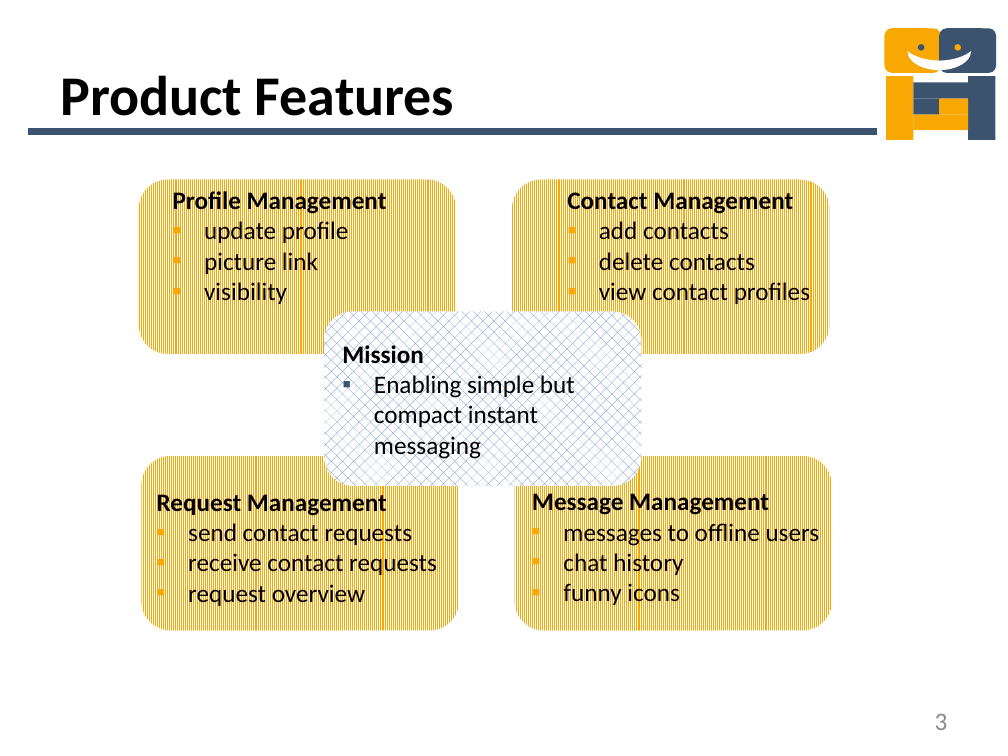
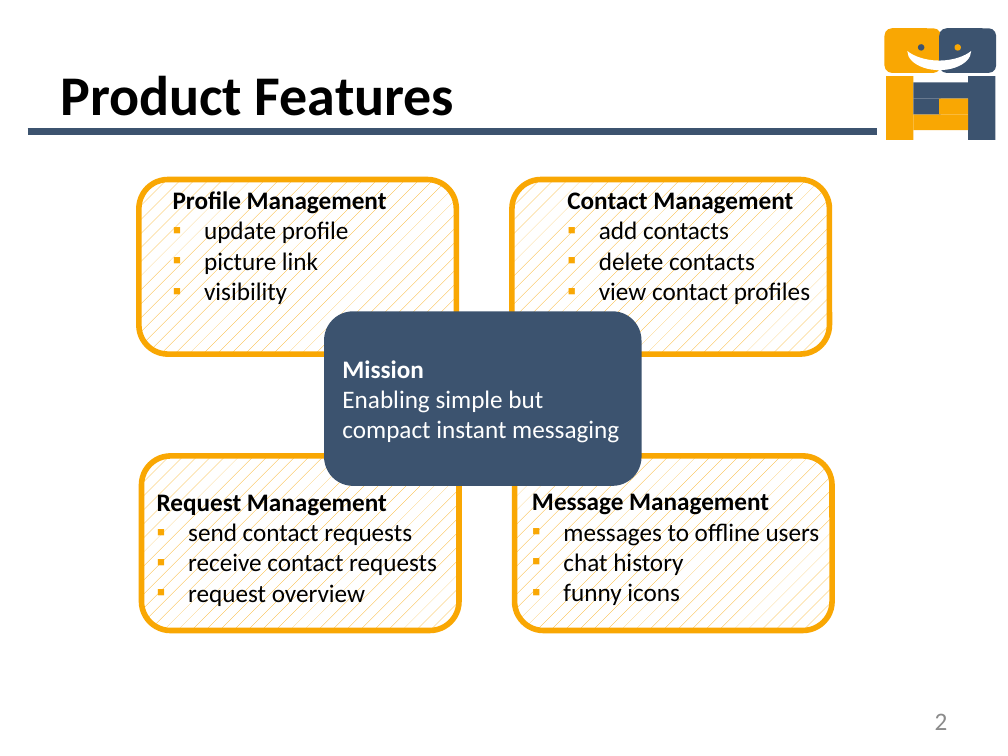
Before and after one commit to mdger/UGNM_Instantmessaging, a slide deck: slide 2 of UGNM_Instantmessaging/doc/PresentationIM.pptx (slide 3 before the commit). Drawn at 1008x756 pixels with LibreOffice and Linux fonts; fonts in the diff are those of the drawing. Boxes give left, top, right and bottom in pixels: in the first picture for what was removed or moved away, otherwise in the second. Text is boxed around its words. In the diff, an @@ line names an element or a change of style, - is before the commit and + after.

```diff
--- a/UGNM_Instantmessaging/doc/PresentationIM.pptx
+++ b/UGNM_Instantmessaging/doc/PresentationIM.pptx
@@ rounded rectangle "Mission" at (324,311,641,486): text colour #000000 to #FFFFFF; bullet ▪ to none; fill pattern #4F81BD on #FFFFFF to #3C536F @@
@@ outline none to #F9A703 4 pt in 4 elements at (139,179,457,354), (512,179,830,354), (141,456,459,630), (514,456,832,630) @@
@@ page number at (935,714,948,730): text changed @@
-3
+2
```
Also in this commit, not shown: 4 other slides changed, 2 slides removed, 1 other file.
